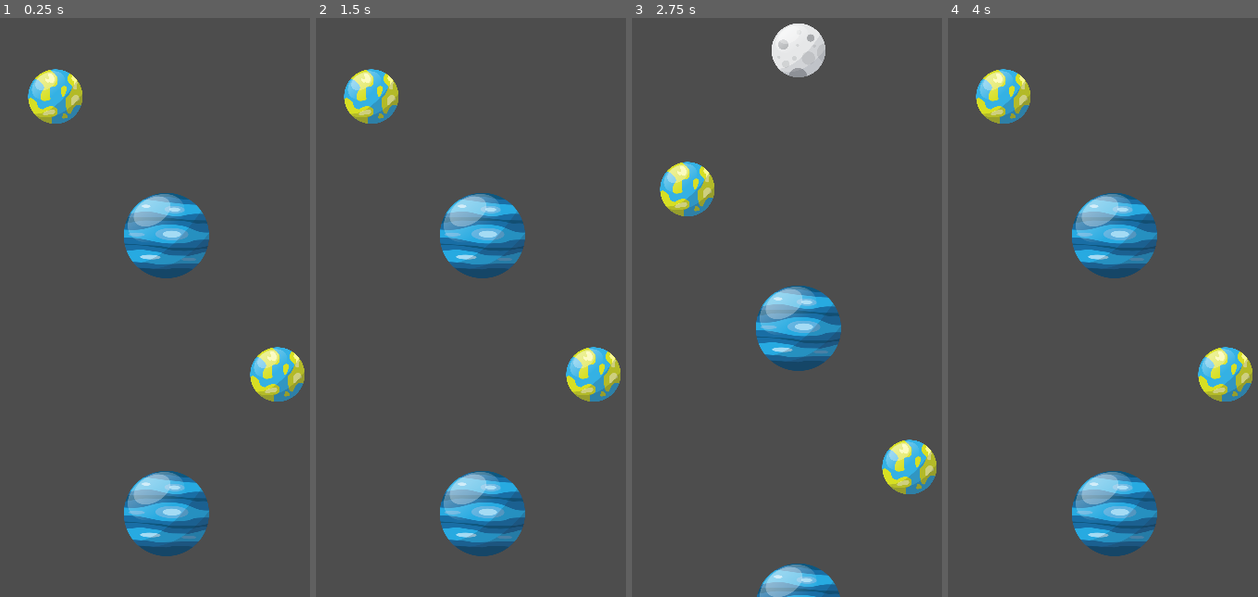
Above: before the commit, frames 1-4 (left to right).
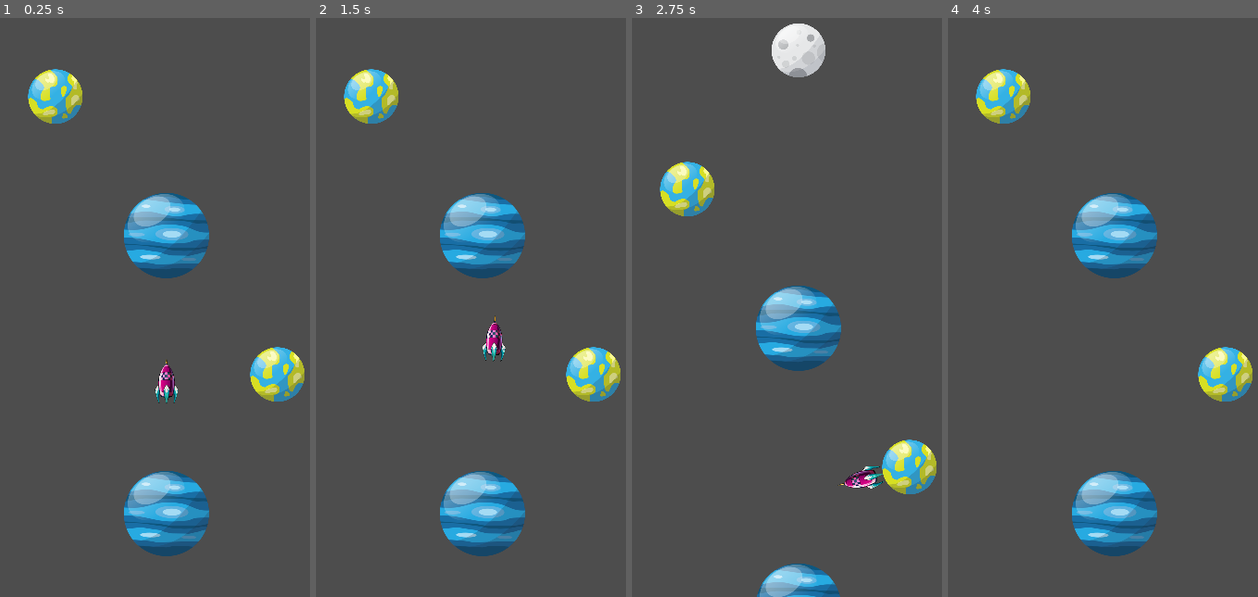
Above: after the commit, the same moments.

Repository: NguyenDucThuan2209/rocket_launch
Game: Godot game, scene res://scenes/main.tscn
Same seed, same stepped clock (60 frames per second), same inputs: the game is played once before the commit and once after it.
Inputs:
- Up to frame 1 (0.25 s): no input
- Up to frame 2 (1.5 s): tap Enter at 0.5 s; hold Up 0.53-1.28 s; tap Space (jump) at 0.6, 0.77, 1.07, 1.35 s; hold Down from 1.28 s (still down)
- Up to frame 3 (2.75 s): tap Space (jump) at 1.52, 1.82, 2.1 s; release Down at 2.03 s; hold Up from 2.03 s (still down)
- Up to frame 4 (4 s): tap Space (jump) at 2.85, 3.02, 3.32, 3.6, 3.77 s; release Up at 3.53 s; hold Down from 3.53 s (still down)

The runs differ from the first frame. In frame 1, 0.3% of the frame differs, in the area x 49-58%, y 59-67%; in frame 2, 0.3%; in frame 3, 0.3%; in frame 4, nothing differs.

Commit message:
Create mechanics to spawn player independently and get a valid score

Diff:
--- a/scenes/main.tscn
+++ b/scenes/main.tscn
@@ -17,12 +17,14 @@
 [sub_resource type="BoxMesh" id="BoxMesh_sugp2"]
 size = Vector3(1000, 2, 1)
 
-[node name="Main" type="Node" node_paths=PackedStringArray("camera", "planet_holder")]
+[node name="Main" type="Node" node_paths=PackedStringArray("camera")]
 script = ExtResource("1_0wfyh")
+initial_planets_amount = 10
 row_distance = 150.0
-spawn_offset = Vector2(60, -90)
+camera_offset = Vector2(0, -200)
+planet_spawn_offset = Vector2(60, -90)
+player_spawn_position = Vector2(0, -225)
 camera = NodePath("CameraPivot/Camera2D")
-planet_holder = NodePath("PlanetHolder")
 player = ExtResource("1_o5qli")
 planets = Array[PackedScene]([ExtResource("2_choun"), ExtResource("3_ya4ey"), ExtResource("4_eb6dy"), ExtResource("5_trceg"), ExtResource("6_a8y0u"), ExtResource("7_jkv2x"), ExtResource("8_jbj1t"), ExtResource("9_muem4")])
 
--- a/scripts/main.gd
+++ b/scripts/main.gd
@@ -1,24 +1,37 @@
 extends Node
 
+@export var initial_planets_amount: int
+
 @export var row_distance: float
-@export var spawn_offset: Vector2
 @export var camera_offset: Vector2
+@export var planet_spawn_offset: Vector2
+@export var player_spawn_position: Vector2
 
 @export var camera: Camera2D
-@export var planet_holder: Node2D
 @export var player: PackedScene
 @export var planets: Array[PackedScene]
 
+var score: int = 0
 var direction: float = 1
 var current_column: float = 1
 var current_height: float = 0
 var column_distance: float = 0
 
 func _ready() -> void:
-	var screen_size = camera.get_viewport_rect().size
-	column_distance = screen_size.x / 3
+	# Reset score
+	score = 0
 
-	for i in 10:
+	# Calculate the column distance
+	column_distance = camera.get_viewport_rect().size.x / 3
+
+	# Calculate the player spawn horizontally
+	player_spawn_position.x = camera.get_viewport_rect().size.x / 2
+
+	# Spawn the player
+	spawn_player()
+
+	# Spawn the initial planets
+	for i in initial_planets_amount:
 		spawn_planet()
 
 func _unhandled_input(event: InputEvent) -> void:
@@ -30,26 +43,32 @@
 			camera.position += Vector2(0, 100)
 
 func spawn_player() -> void:
-	pass
+	var instance = player.instantiate()
+	instance.position = player_spawn_position
+	instance.on_player_score.connect(update_player_score.bind())
+	add_child(instance)
+
 
 func spawn_planet() -> void:
 	if planets.is_empty():
 		return
 
+	# Get a random planet instance
 	var planet = planets[randi() % planets.size()]
 	var instance = planet.instantiate()
 
 	# Calculate spawn position
-	var x = current_column * column_distance + spawn_offset.x
-	var y = current_height + spawn_offset.y
+	var x = current_column * column_distance + planet_spawn_offset.x
+	var y = current_height + planet_spawn_offset.y
 
+	# Set the planet position and parent
 	instance.position = Vector2(x, y)
-	planet_holder.add_child(instance)
+	$PlanetHolder.add_child(instance)
 
-	# Update height for this column
+	# Update height for the next spawn
 	current_height -= row_distance
 
-	# Move to next column
+	# Move to next column to prepare for the next spawn
 	current_column += direction
 	if current_column >= 3:
 		current_column = 1
@@ -57,3 +76,8 @@
 	elif current_column < 0:
 		current_column = 1
 		direction = 1
+
+func update_player_score() -> void:
+	score += 1
+	print("Score: ", score)
+	pass
--- a/scripts/player.gd
+++ b/scripts/player.gd
@@ -9,6 +9,7 @@
 var planet_pivot: Vector2
 var rotate_angle: float
 var planet_radius: float
+var current_min_height: float
 var is_player_flying: bool = false
 
 func _ready() -> void:
@@ -29,12 +30,15 @@
 		if circleShape != null:
 			is_player_flying = false
 
+			print("Old height: ", current_min_height, ", New height: ", body.position.y)
+			if body.position.y <   current_min_height:
+				current_min_height = body.position.y
+				on_player_score.emit()
+
 			planet_pivot = body.position
 			planet_radius = circleShape.radius
 
 			rotate_angle = (global_position - planet_pivot).angle()
-
-			on_player_score.emit()
 
 func process_gravity(delta: float) -> void:
 	if is_player_flying:
@@ -46,10 +50,7 @@
 		if Input.is_action_just_pressed("jump"):
 			rotate_angle = 0
 			is_player_flying = true
-
-			print("JUMP!")
 			velocity = Vector2.UP.rotated(rotation) * JUMP_FORCE
-			print(velocity)
 
 func rotate_around_planet(delta: float) -> void:
 	if is_player_flying:
